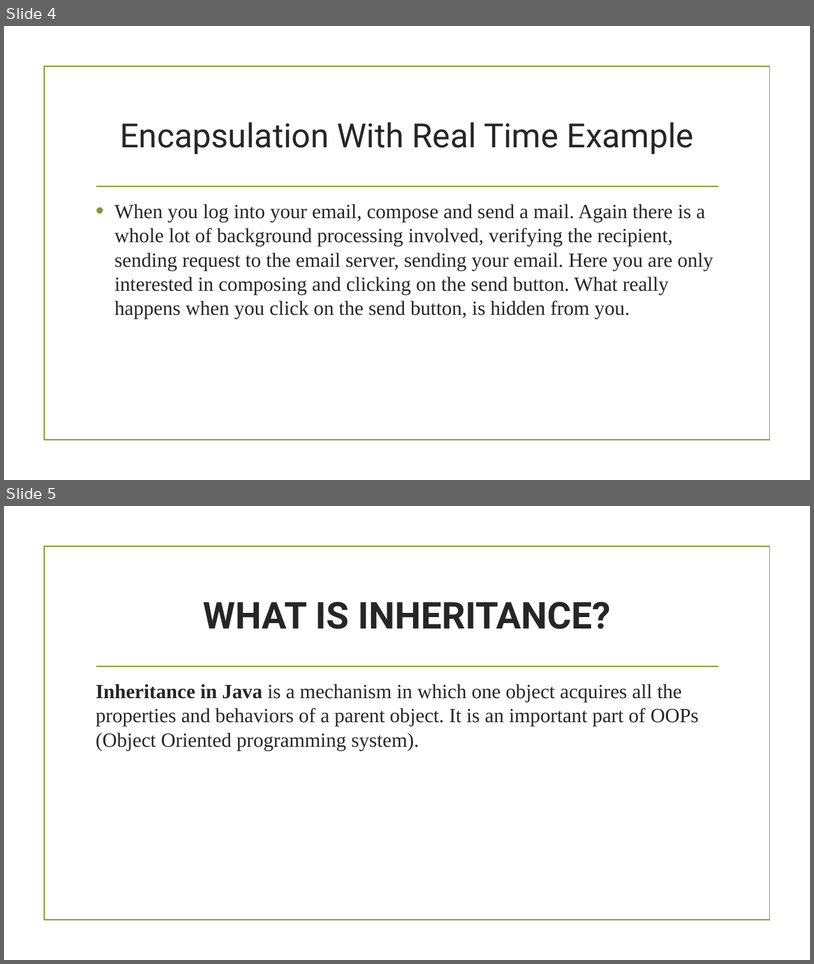
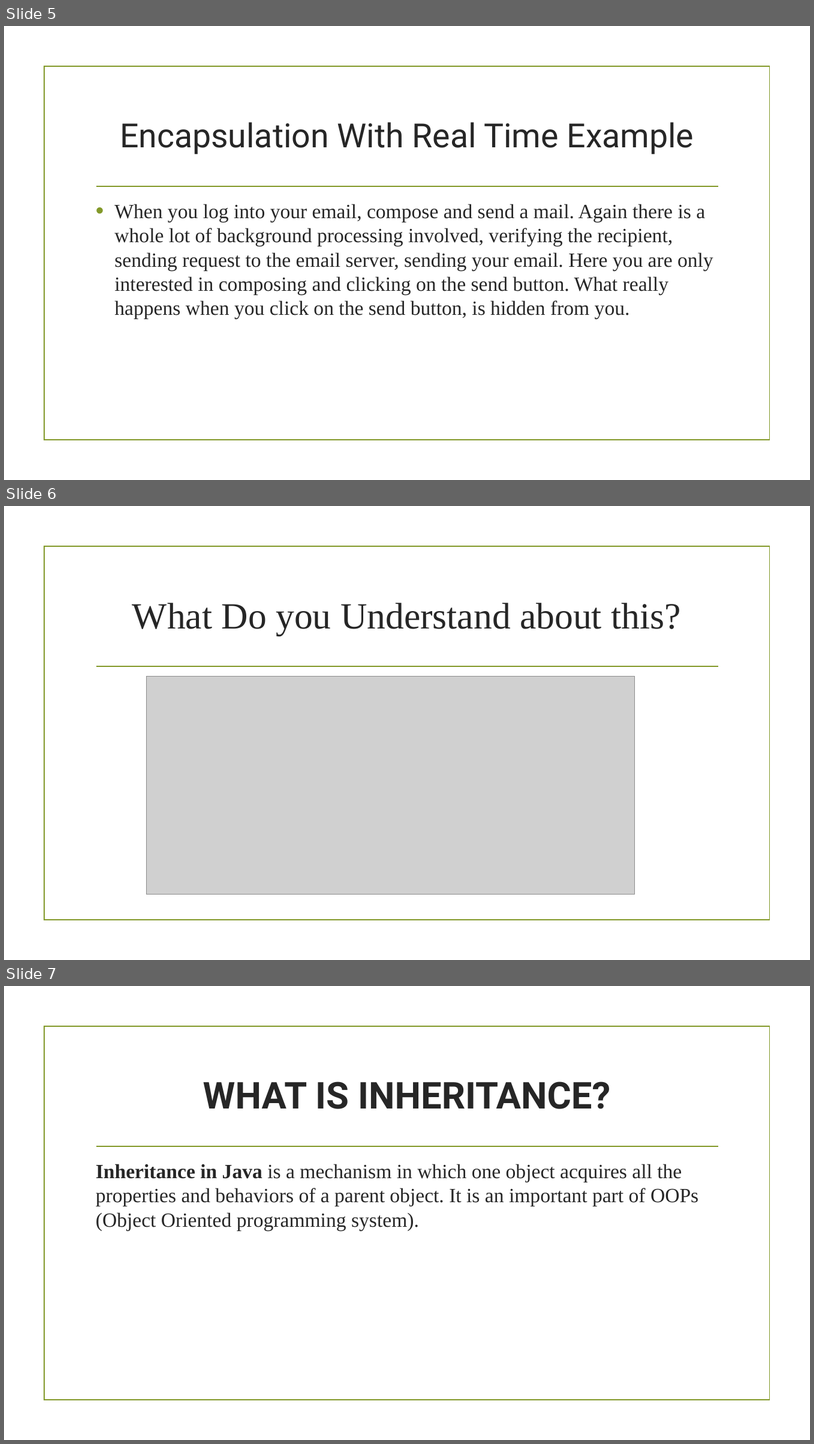
Before and after one commit to tejaenjam/lab1, a slide deck: Dharma Teja.pptx. Shown one above the other, each under a label of ours: slides 4 and 5 before the commit, slides 5, 6 and 7 after it. The pictures are 814x964 and 814x1444 pixels, drawn with LibreOffice and Linux fonts; fonts in the diff are those of the drawing; grey boxes stand for pictures; background and template pictures are left out. Boxes give left, top, right and bottom in pixels: in the first picture for what was removed or moved away, otherwise in the second. Text is boxed around its words. In the diff, an @@ line names an element or a change of style, - is before the commit and + after.

```diff
--- a/Dharma Teja.pptx
+++ b/Dharma Teja.pptx
@@ slide 6 added at bbox=[4, 506, 810, 960], background picture (left out); not listed: 2 template elements that a slide beside it also shows @@
@@ title added at bbox=[132, 603, 681, 636], 44 pt, text #262626 @@
+What Do you Understand about this?
@@ picture added at bbox=[147, 676, 635, 894] @@
@@ what was slide 4 is now slide 5 @@
@@ what was slide 5 is now slide 7 @@
```
Also in this commit, not shown: 1 other slide added.
